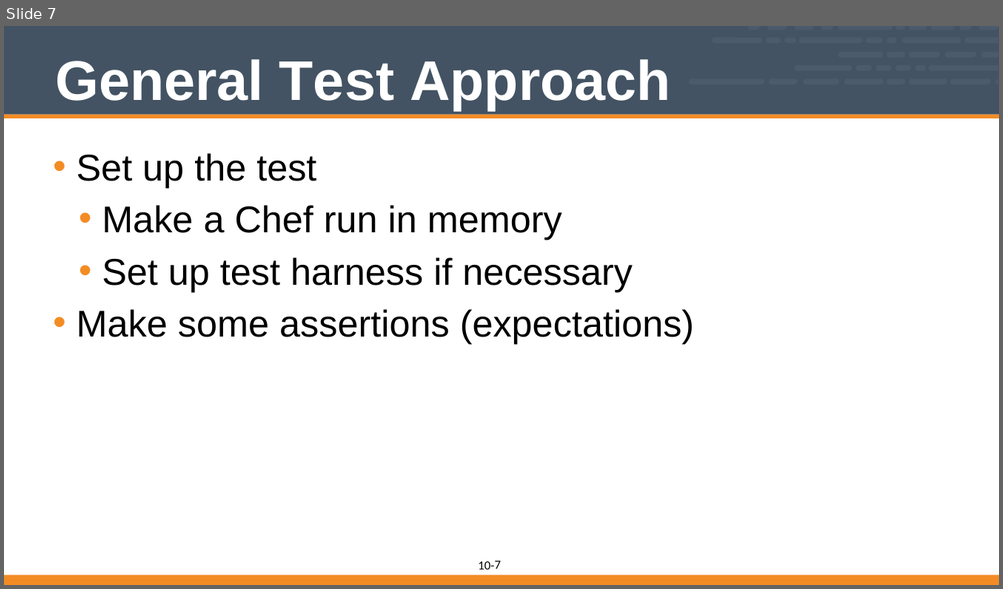
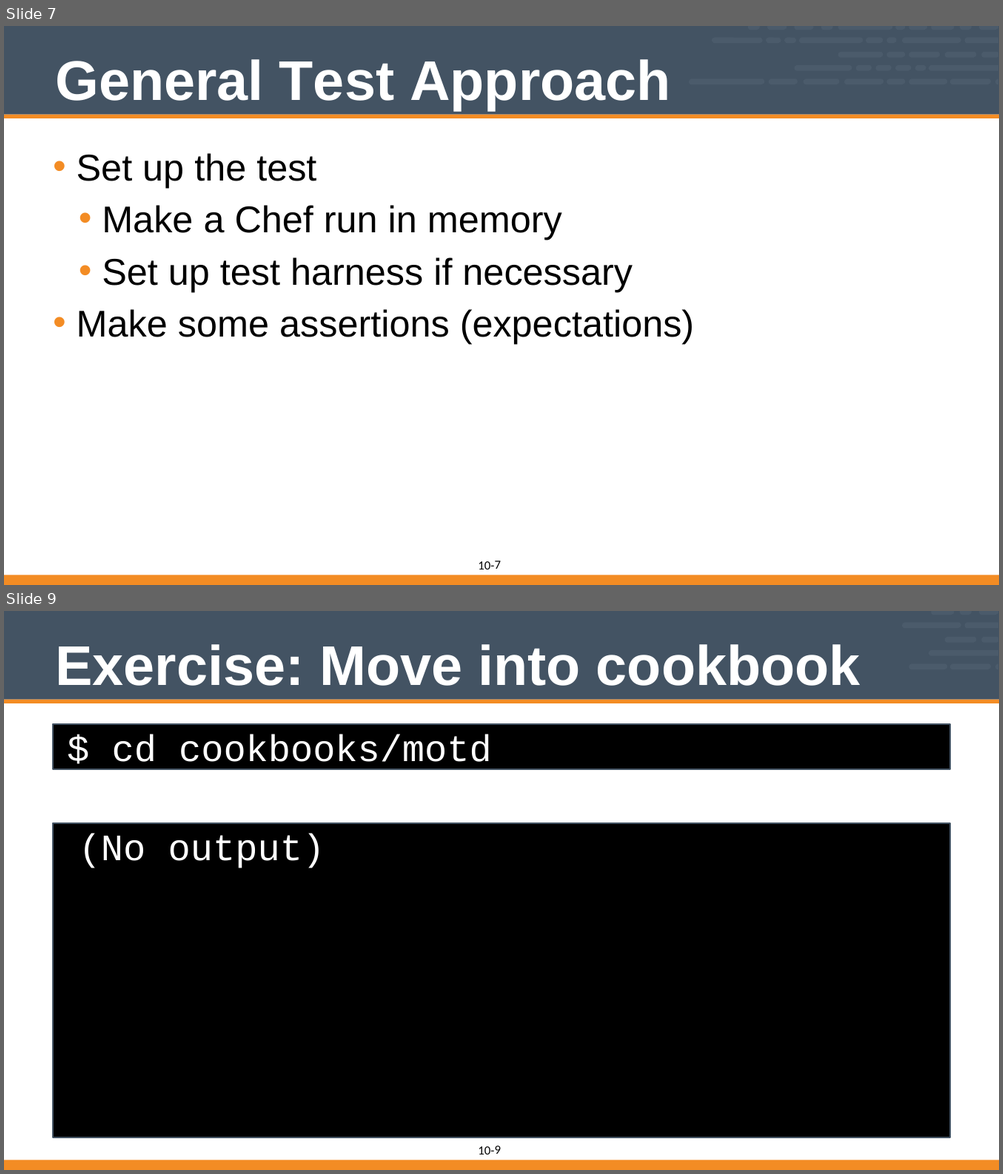
Before and after one commit to vinyar/chef-intermediate, a slide deck: 10-introduction_to_chefspec.pptx. Shown one above the other, each under a label of ours: slide 7 before the commit, slides 7 and 9 after it; the slides between them are not shown. The pictures are 1003x589 and 1003x1174 pixels, drawn with LibreOffice and Linux fonts; fonts in the diff are those of the drawing. Boxes give left, top, right and bottom in pixels: in the first picture for what was removed or moved away, otherwise in the second. Text is boxed around its words. In the diff, an @@ line names an element or a change of style, - is before the commit and + after.

```diff
--- a/10-introduction_to_chefspec.pptx
+++ b/10-introduction_to_chefspec.pptx
@@ slide 9 added at (4,611,999,1170), background #FFFFFF; not listed: 2 template elements that a slide beside it also shows @@
@@ freeform shape added at (902,622,961,628), fill #4B5B6B @@
@@ freeform shape added at (930,611,953,615), fill #4B5B6B @@
@@ freeform shape added at (959,611,971,615), fill #4B5B6B @@
@@ freeform shape added at (964,622,997,628), fill #4B5B6B @@
@@ freeform shape added at (979,611,997,615), fill #4B5B6B @@
@@ title added at (55,644,860,686), 72 pt, text #FFFFFF, bold @@
+Exercise: Move into cookbook
@@ freeform shape added at (928,650,997,655), fill #4B5B6B @@
@@ freeform shape added at (945,637,976,642), fill #4B5B6B @@
@@ freeform shape added at (981,637,997,642), fill #4B5B6B @@
@@ freeform shape added at (908,664,947,669), fill #4B5B6B @@
@@ freeform shape added at (949,664,990,669), fill #4B5B6B @@
@@ freeform shape added at (995,664,997,669), fill #4B5B6B @@
@@ freeform shape added at (4,699,999,703), fill #F38C24 @@
@@ rectangle added at (54,724,950,770), fill #000000, outline #435363 2 pt, 48 pt, text #FFFFFF @@
+$ cd cookbooks/motd
@@ rectangle added at (54,823,950,1137), fill #000000, outline #435363 2 pt, 48 pt, text #FFFFFF @@
+(No output)
@@ freeform shape added at (4,1160,999,1170), fill #F38C24 @@
@@ page number added at (495,1146,501,1154), 16 pt, text #000000 @@
+9
```
Also in this commit, not shown: 18 slides changed, 5 other slides added, 1 slide removed.
